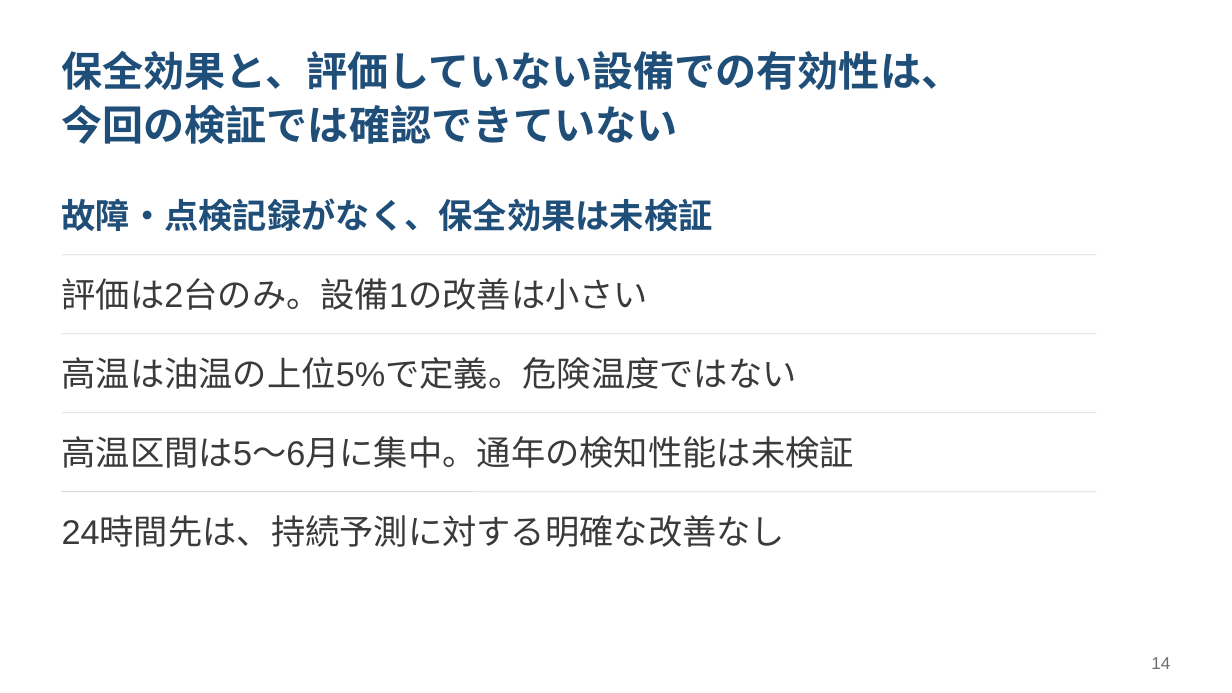
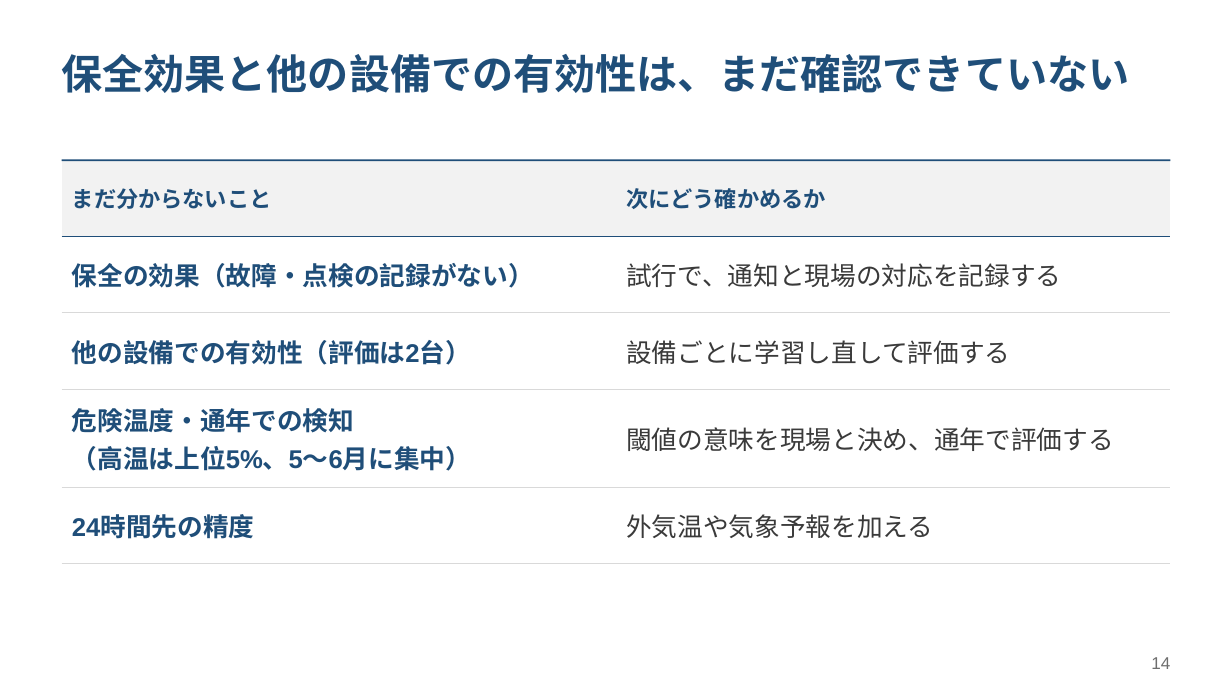
Before and after one commit to HJRKTNG/ett-oil-temperature-poc, a slide deck: slide 14 of reports/slides/ett_oil_temperature_poc.pptx. Drawn at 1232x693 pixels with LibreOffice and Linux fonts; fonts in the diff are those of the drawing. Boxes give left, top, right and bottom in pixels: in the first picture for what was removed or moved away, otherwise in the second. Text is boxed around its words. In the diff, an @@ line names an element or a change of style, - is before the commit and + after.

```diff
--- a/reports/slides/ett_oil_temperature_poc.pptx
+++ b/reports/slides/ett_oil_temperature_poc.pptx
@@ text at (x1=62, y1=54, x2=1130, y2=93): text changed @@
-保全効果と、評価していない設備での有効性は、
-今回の検証では確認できていない
+保全効果と他の設備での有効性は、まだ確認できていない
@@ line moved from (62, 255) - (1096, 255) to (62, 160) - (1170, 160) @@
@@ line (62, 160) - (1170, 160): stroke #D9D9D9 0.5 pt to #1F4E79 1 pt @@
@@ table added at (x1=62, y1=160, x2=1170, y2=542), 5 rows, 2 columns @@
+まだ分からないこと | 次にどう確かめるか
+保全の効果（故障・点検の記録がない） | 試行で、通知と現場の対応を記録する
+他の設備での有効性（評価は2台） | 設備ごとに学習し直して評価する
+危険温度・通年での検知 / （高温は上位5%、5〜6月に集中） | 閾値の意味を現場と決め、通年で評価する
+24時間先の精度 | 外気温や気象予報を加える
@@ text removed at (x1=62, y1=198, x2=713, y2=231) @@
-故障・点検記録がなく、保全効果は未検証
@@ text removed at (x1=62, y1=278, x2=649, y2=310) @@
-評価は2台のみ。設備1の改善は小さい
@@ line removed from (62, 334) to (1096, 334) @@
@@ text removed at (x1=62, y1=357, x2=797, y2=389) @@
-高温は油温の上位5%で定義。危険温度ではない
@@ line removed from (62, 413) to (1096, 413) @@
@@ text removed at (x1=62, y1=436, x2=854, y2=468) @@
-高温区間は5〜6月に集中。通年の検知性能は未検証
@@ line removed from (62, 492) to (1096, 492) @@
@@ text removed at (x1=62, y1=516, x2=786, y2=547) @@
-24時間先は、持続予測に対する明確な改善なし
```
Also in this commit, not shown: 18 other slides changed, 1 slide added, 1 slide removed, 7 other files.
